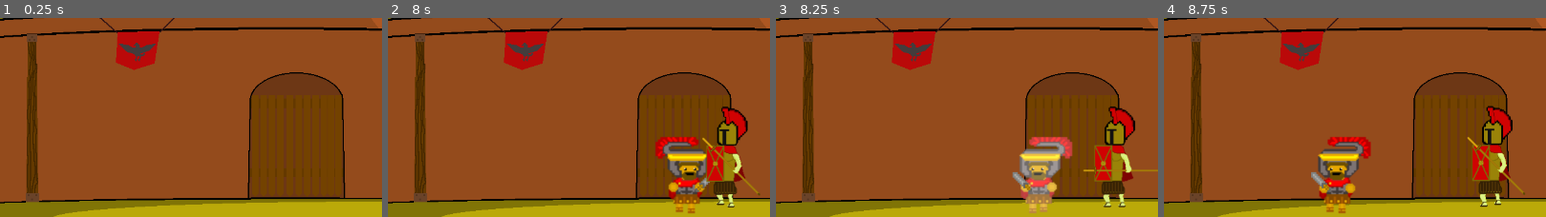
Above: before the commit, frames 1-4 (left to right).
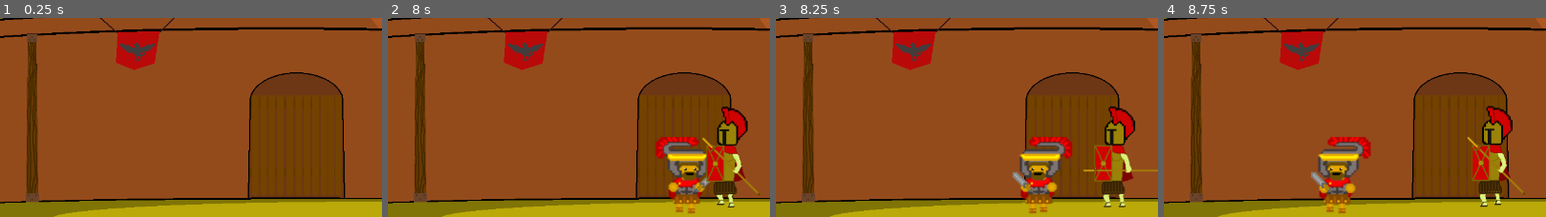
Above: after the commit, the same moments.

Repository: Dorvid/TDDD23_Project
Game: Godot game, scene res://scenes/areas/Arena.tscn
The game is run twice, just before and just after one commit, with the same random seed, the same clock (stepped at 60 frames per second) and the same inputs. The project has no main scene, so this scene is started directly.
Inputs:
- Up to frame 1 (0.25 s): no input
- Up to frame 2 (8 s): tap Enter at 0.5 s; hold Right (ui_right) 0.53-2.03 s; tap Up (ui_up) at 0.77, 1.52, 3.02, 3.77, 4.52, 6.02, 6.77, 7.52 s; hold Left (ui_left) 2.03-4.28 s; hold Right (ui_right) from 4.28 s (still down)
- Up to frame 3 (8.25 s): release Right (ui_right) at 8.03 s; hold Left (ui_left) from 8.03 s (still down)
- Up to frame 4 (8.75 s): keep holding Left (ui_left)
The pictures show only the part of the screen within x 12-62%, y 50-100%; the shares and areas given below are measured in that part.

Frames 1-2 are identical in both runs. In frame 3, 3.3% of the frame differs, in the area x 63-78%, y 59-99%; in frame 4, nothing differs.

Commit message:
Added player and boss death animations

Diff:
--- a/TDDD23 Project/project.godot
+++ b/TDDD23 Project/project.godot
@@ -22,7 +22,7 @@
 
 window/size/width=1280
 window/size/height=720
-window/size/resizable=false
+window/size/borderless=true
 
 [input]
 
--- a/TDDD23 Project/scenes/enemies/Boss1.gd
+++ b/TDDD23 Project/scenes/enemies/Boss1.gd
@@ -7,6 +7,7 @@
 var is_attacking = false
 var attack_on_cooldown = false
 var fight_started = false
+var player_alive = true
 var moving_left = true
 var alive = true
 
@@ -22,10 +23,12 @@
 	$AnimatedSprite.play("idle")
 	if CharacterController.connect("fight_start", self, "_fight_start") != OK:
 		print("Failed to connect to fight_start signal in Boss1 script")
+	if CharacterController.connect("player_dead", self, "_player_dead") != OK:
+		print("Failed to connect to player_dead signal in Boss1 script")
 
 func _physics_process(_delta):
 	#Check if attacking then check raycasts
-	if alive == true && fight_started == true:
+	if alive == true && fight_started == true && player_alive == true:
 		if is_attacking == false:
 			if ray_char.is_colliding() && attack_on_cooldown == false:
 				$AnimatedSprite.play("attack")
@@ -96,12 +99,17 @@
 func boss_hit(dmg):
 	current_hp -= dmg
 	if current_hp <=0:
-		$AnimatedSprite.play("idle")
+		$AnimatedSprite.play("death")
 		CharacterController.boss_dead()
 		#Temporary idle animation, swap to dead animation later
 		alive = false
 	else:
 		effect_dmg.interpolate_property($AnimatedSprite.get_material(),'shader_param/flash_modifier',1.0,0.0,0.5,Tween.TRANS_CUBIC,Tween.EASE_OUT)
 		effect_dmg.start()
+
 func _fight_start():
 	fight_started = true
+
+func _player_dead():
+	player_alive = false
+	$AnimatedSprite.play("idle")
--- a/TDDD23 Project/scenes/enemies/Boss1.tscn
+++ b/TDDD23 Project/scenes/enemies/Boss1.tscn
@@ -1,8 +1,9 @@
-[gd_scene load_steps=21 format=2]
+[gd_scene load_steps=25 format=2]
 
 [ext_resource path="res://images/Boss1_sheet.png" type="Texture" id=1]
 [ext_resource path="res://scenes/enemies/Boss1.gd" type="Script" id=2]
 [ext_resource path="res://shaders/Flash.tres" type="Material" id=3]
+[ext_resource path="res://images/Boss1_death_sheet.png" type="Texture" id=4]
 
 [sub_resource type="AtlasTexture" id=1]
 flags = 4
@@ -27,75 +28,95 @@
 [sub_resource type="AtlasTexture" id=5]
 flags = 4
 atlas = ExtResource( 1 )
-region = Rect2( 198, 396, 198, 198 )
+region = Rect2( 0, 0, 198, 198 )
 
 [sub_resource type="AtlasTexture" id=6]
 flags = 4
 atlas = ExtResource( 1 )
-region = Rect2( 396, 396, 198, 198 )
+region = Rect2( 198, 198, 198, 198 )
 
 [sub_resource type="AtlasTexture" id=7]
 flags = 4
 atlas = ExtResource( 1 )
-region = Rect2( 0, 594, 198, 198 )
+region = Rect2( 396, 198, 198, 198 )
 
 [sub_resource type="AtlasTexture" id=8]
 flags = 4
 atlas = ExtResource( 1 )
+region = Rect2( 0, 396, 198, 198 )
+
+[sub_resource type="AtlasTexture" id=9]
+flags = 4
+atlas = ExtResource( 4 )
+region = Rect2( 0, 0, 198, 198 )
+
+[sub_resource type="AtlasTexture" id=10]
+flags = 4
+atlas = ExtResource( 4 )
+region = Rect2( 0, 198, 198, 198 )
+
+[sub_resource type="AtlasTexture" id=11]
+flags = 4
+atlas = ExtResource( 4 )
+region = Rect2( 0, 396, 198, 198 )
+
+[sub_resource type="AtlasTexture" id=12]
+flags = 4
+atlas = ExtResource( 1 )
+region = Rect2( 198, 396, 198, 198 )
+
+[sub_resource type="AtlasTexture" id=13]
+flags = 4
+atlas = ExtResource( 1 )
+region = Rect2( 396, 396, 198, 198 )
+
+[sub_resource type="AtlasTexture" id=14]
+flags = 4
+atlas = ExtResource( 1 )
+region = Rect2( 0, 594, 198, 198 )
+
+[sub_resource type="AtlasTexture" id=15]
+flags = 4
+atlas = ExtResource( 1 )
 region = Rect2( 198, 594, 198, 198 )
 
-[sub_resource type="AtlasTexture" id=9]
+[sub_resource type="AtlasTexture" id=16]
 flags = 4
 atlas = ExtResource( 1 )
 region = Rect2( 396, 594, 198, 198 )
 
-[sub_resource type="AtlasTexture" id=10]
-flags = 4
-atlas = ExtResource( 1 )
-region = Rect2( 0, 0, 198, 198 )
-
-[sub_resource type="AtlasTexture" id=11]
-flags = 4
-atlas = ExtResource( 1 )
-region = Rect2( 198, 198, 198, 198 )
-
-[sub_resource type="AtlasTexture" id=12]
-flags = 4
-atlas = ExtResource( 1 )
-region = Rect2( 396, 198, 198, 198 )
-
-[sub_resource type="AtlasTexture" id=13]
-flags = 4
-atlas = ExtResource( 1 )
-region = Rect2( 0, 396, 198, 198 )
-
-[sub_resource type="SpriteFrames" id=14]
+[sub_resource type="SpriteFrames" id=17]
 animations = [ {
 "frames": [ SubResource( 1 ), SubResource( 2 ), SubResource( 3 ), SubResource( 4 ) ],
 "loop": true,
 "name": "idle",
 "speed": 4.0
 }, {
-"frames": [ SubResource( 5 ), SubResource( 6 ), SubResource( 7 ), SubResource( 8 ), SubResource( 9 ) ],
+"frames": [ SubResource( 5 ), SubResource( 6 ), SubResource( 7 ), SubResource( 8 ) ],
+"loop": true,
+"name": "walk",
+"speed": 8.0
+}, {
+"frames": [ SubResource( 9 ), SubResource( 10 ), SubResource( 11 ) ],
+"loop": false,
+"name": "death",
+"speed": 5.0
+}, {
+"frames": [ SubResource( 12 ), SubResource( 13 ), SubResource( 14 ), SubResource( 15 ), SubResource( 16 ) ],
 "loop": false,
 "name": "attack",
 "speed": 10.0
-}, {
-"frames": [ SubResource( 10 ), SubResource( 11 ), SubResource( 12 ), SubResource( 13 ) ],
-"loop": true,
-"name": "walk",
-"speed": 8.0
 } ]
 
-[sub_resource type="CapsuleShape2D" id=15]
+[sub_resource type="CapsuleShape2D" id=18]
 radius = 31.5503
 height = 93.4897
 
-[sub_resource type="RectangleShape2D" id=16]
+[sub_resource type="RectangleShape2D" id=19]
 extents = Vector2( 63.4255, 10 )
 
-[sub_resource type="RectangleShape2D" id=17]
-extents = Vector2( 66.3985, 10 )
+[sub_resource type="RectangleShape2D" id=20]
+extents = Vector2( 53.3441, 10 )
 
 [node name="Boss1" type="KinematicBody2D"]
 material = ExtResource( 3 )
@@ -107,12 +128,12 @@
 
 [node name="AnimatedSprite" type="AnimatedSprite" parent="."]
 material = ExtResource( 3 )
-frames = SubResource( 14 )
-animation = "idle"
+frames = SubResource( 17 )
+animation = "death"
 
 [node name="hitbox" type="CollisionShape2D" parent="."]
 position = Vector2( -4.00903, 21.3816 )
-shape = SubResource( 15 )
+shape = SubResource( 18 )
 
 [node name="AttackCollision" type="Area2D" parent="."]
 collision_layer = 4
@@ -120,12 +141,12 @@
 
 [node name="end" type="CollisionShape2D" parent="AttackCollision"]
 position = Vector2( -31.924, 34.4307 )
-shape = SubResource( 16 )
+shape = SubResource( 19 )
 disabled = true
 
 [node name="start" type="CollisionShape2D" parent="AttackCollision"]
 position = Vector2( 18.77, 34.4307 )
-shape = SubResource( 17 )
+shape = SubResource( 20 )
 disabled = true
 
 [node name="SwingTimer" type="Timer" parent="."]
--- a/TDDD23 Project/scenes/player/Player.tscn
+++ b/TDDD23 Project/scenes/player/Player.tscn
@@ -1,10 +1,11 @@
-[gd_scene load_steps=19 format=2]
+[gd_scene load_steps=24 format=2]
 
 [ext_resource path="res://images/Player_head_sheet.png" type="Texture" id=1]
 [ext_resource path="res://scenes/player/player.gd" type="Script" id=2]
 [ext_resource path="res://images/Player_body_sheet.png" type="Texture" id=3]
 [ext_resource path="res://scenes/player/shortsword.tres" type="SpriteFrames" id=4]
 [ext_resource path="res://shaders/Flash.tres" type="Material" id=5]
+[ext_resource path="res://images/Player_death_sheet.png" type="Texture" id=6]
 
 [sub_resource type="AtlasTexture" id=1]
 flags = 4
@@ -31,7 +32,27 @@
 atlas = ExtResource( 3 )
 region = Rect2( 264, 0, 66, 66 )
 
-[sub_resource type="SpriteFrames" id=6]
+[sub_resource type="AtlasTexture" id=6]
+flags = 4
+atlas = ExtResource( 6 )
+region = Rect2( 0, 0, 66, 66 )
+
+[sub_resource type="AtlasTexture" id=7]
+flags = 4
+atlas = ExtResource( 6 )
+region = Rect2( 66, 0, 66, 66 )
+
+[sub_resource type="AtlasTexture" id=8]
+flags = 4
+atlas = ExtResource( 6 )
+region = Rect2( 132, 0, 66, 66 )
+
+[sub_resource type="AtlasTexture" id=9]
+flags = 4
+atlas = ExtResource( 6 )
+region = Rect2( 198, 0, 66, 66 )
+
+[sub_resource type="SpriteFrames" id=10]
 animations = [ {
 "frames": [ SubResource( 1 ) ],
 "loop": false,
@@ -42,42 +63,47 @@
 "loop": true,
 "name": "walk",
 "speed": 5.0
+}, {
+"frames": [ SubResource( 6 ), SubResource( 7 ), SubResource( 8 ), SubResource( 9 ) ],
+"loop": false,
+"name": "death",
+"speed": 5.0
 } ]
 
-[sub_resource type="AtlasTexture" id=7]
+[sub_resource type="AtlasTexture" id=11]
 flags = 4
 atlas = ExtResource( 1 )
 region = Rect2( 0, 0, 66, 66 )
 
-[sub_resource type="AtlasTexture" id=8]
+[sub_resource type="AtlasTexture" id=12]
 flags = 4
 atlas = ExtResource( 1 )
 region = Rect2( 66, 0, 66, 66 )
 
-[sub_resource type="SpriteFrames" id=9]
+[sub_resource type="SpriteFrames" id=13]
 animations = [ {
-"frames": [ SubResource( 7 ) ],
+"frames": [ SubResource( 11 ) ],
 "loop": false,
 "name": "idle",
 "speed": 1.0
 }, {
-"frames": [ SubResource( 8 ) ],
+"frames": [ SubResource( 12 ) ],
 "loop": false,
 "name": "down",
 "speed": 1.0
 } ]
 
-[sub_resource type="CapsuleShape2D" id=10]
+[sub_resource type="CapsuleShape2D" id=14]
 radius = 34.2186
 height = 41.3328
 
-[sub_resource type="RectangleShape2D" id=11]
+[sub_resource type="RectangleShape2D" id=15]
 extents = Vector2( 24.7109, 48.9616 )
 
-[sub_resource type="RectangleShape2D" id=12]
+[sub_resource type="RectangleShape2D" id=16]
 extents = Vector2( 62.4581, 33.1806 )
 
-[sub_resource type="RectangleShape2D" id=13]
+[sub_resource type="RectangleShape2D" id=17]
 extents = Vector2( 54.6798, 33.2836 )
 
 [node name="Player" type="KinematicBody2D"]
@@ -92,19 +118,19 @@
 [node name="Body" type="AnimatedSprite" parent="."]
 material = ExtResource( 5 )
 scale = Vector2( 2, 2 )
-frames = SubResource( 6 )
+frames = SubResource( 10 )
 animation = "idle"
 playing = true
 
 [node name="Head" type="AnimatedSprite" parent="."]
 material = ExtResource( 5 )
 scale = Vector2( -2, 2 )
-frames = SubResource( 9 )
+frames = SubResource( 13 )
 animation = "idle"
 
 [node name="hitbox" type="CollisionShape2D" parent="."]
 position = Vector2( -1.5874, 10.3181 )
-shape = SubResource( 10 )
+shape = SubResource( 14 )
 
 [node name="Weapon" type="AnimatedSprite" parent="."]
 frames = ExtResource( 4 )
--- a/TDDD23 Project/scenes/player/player.gd
+++ b/TDDD23 Project/scenes/player/player.gd
@@ -101,9 +101,6 @@
 		velocity = move_and_slide(velocity,Vector2.UP)
 
 		velocity.x = lerp(velocity.x,0,0.2)
-	else:
-		$Head.play("idle")
-		$Body.play("idle")
 
 #When animation is finished set animation to idle and disable weapon hitboxes
 func _on_Weapon_animation_finished():
@@ -125,6 +122,9 @@
 
 func _dead():
 	alive = false
+	$Body.play("death")
+	$Weapon.hide()
+	$Head.hide()
 
 func _damage_taken():
 	effect_dmg.interpolate_property($Body.get_material(),'shader_param/flash_modifier',1.0,0.0,0.5,Tween.TRANS_CUBIC,Tween.EASE_OUT)
Not shown, changed: TDDD23 Project/.mono/metadata/ide_messaging_meta.txt
Binary file added: TDDD23 Project/images/Boss1_death_sheet.png
Not shown, added: TDDD23 Project/images/Boss1_death_sheet.png.import
Binary file added: TDDD23 Project/images/Player_death_sheet.png
Not shown, added: TDDD23 Project/images/Player_death_sheet.png.import
Not shown: 1 places in TDDD23 Project/scenes/player/Player.tscn that only renumber resources
